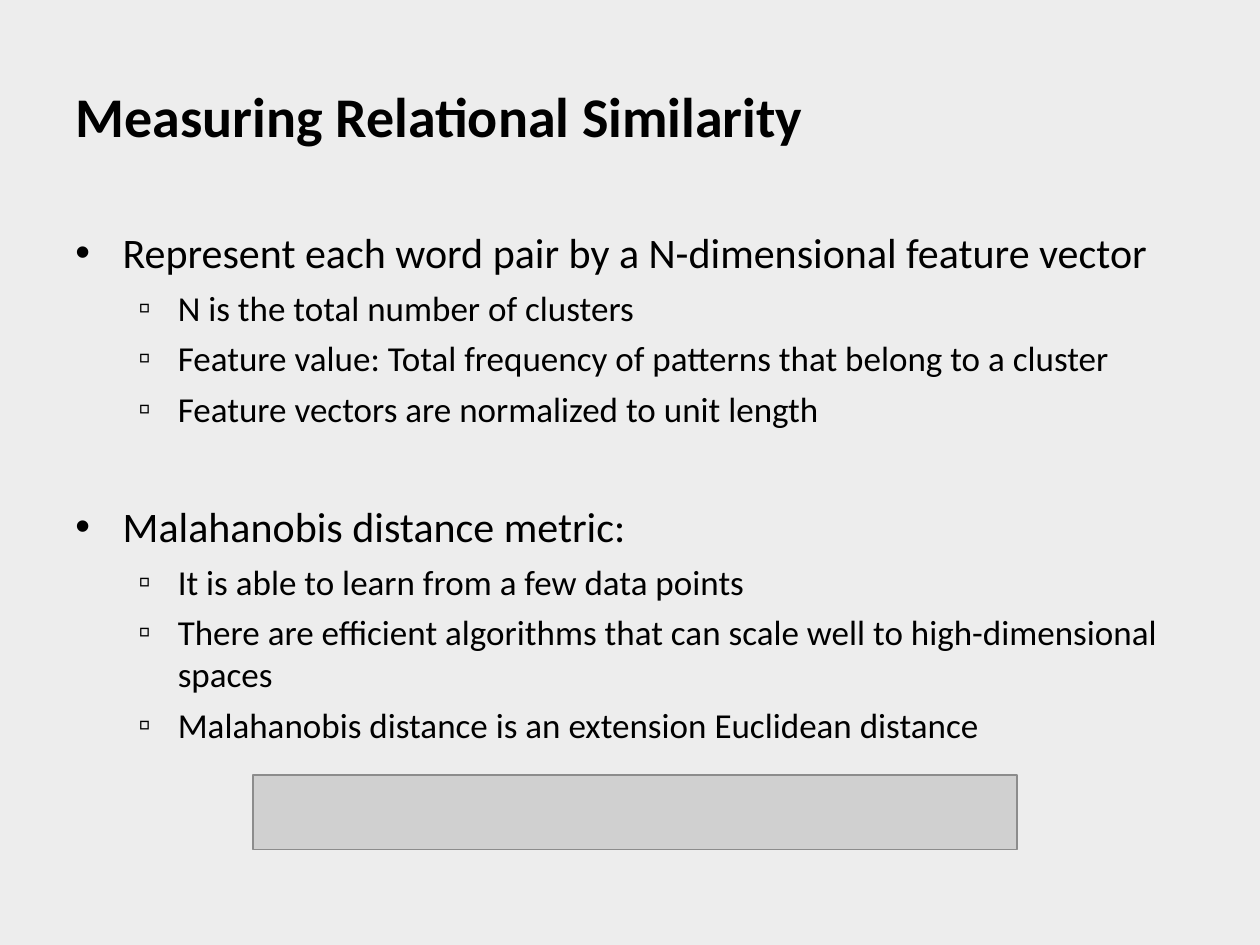
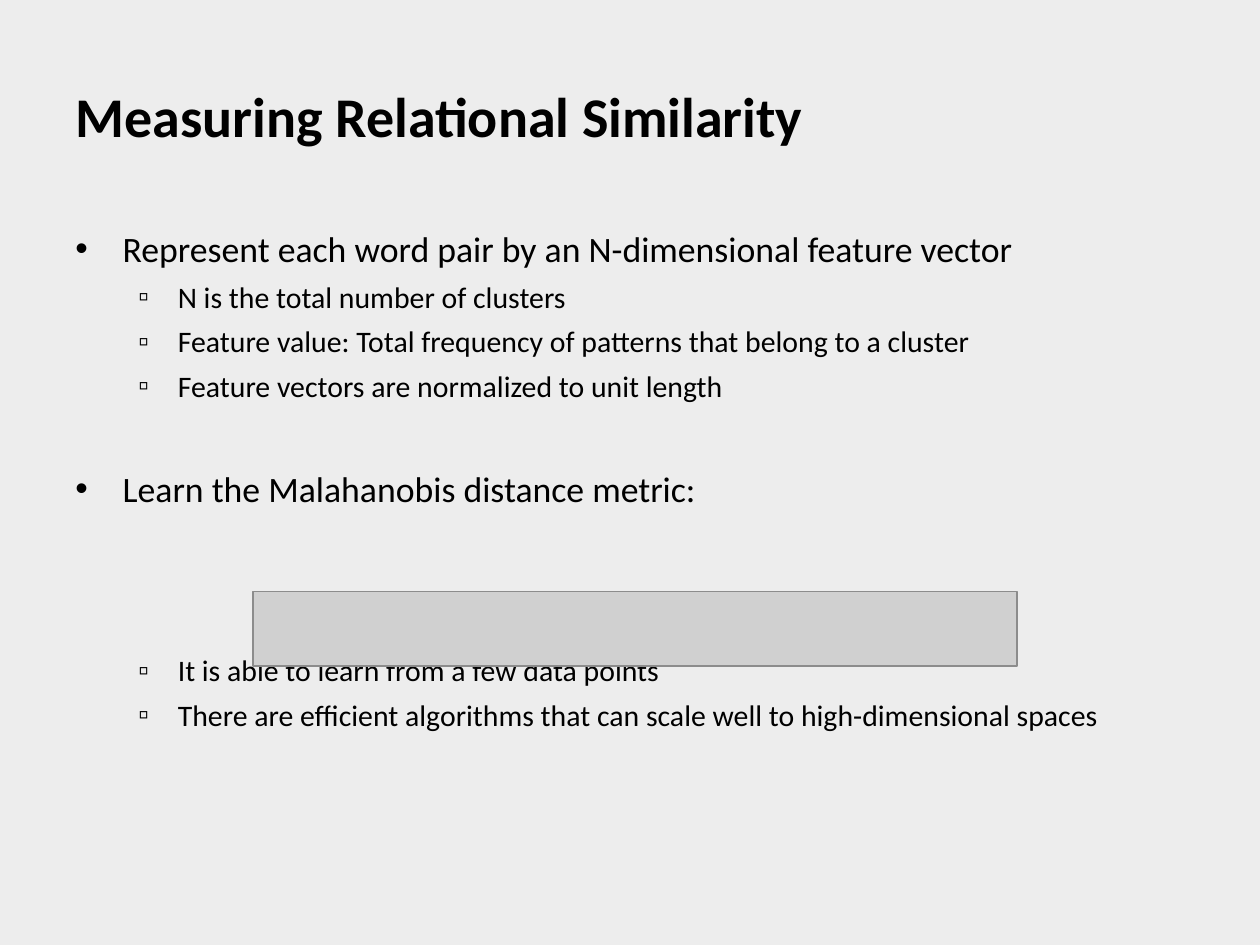
Before and after one commit to henriquekano/horie-dev, a slide deck: slide 14 of 2009.2 ウェブ工学/Relational Similarity.ppt. Drawn at 1260x945 pixels with LibreOffice and Linux fonts; fonts in the diff are those of the drawing; grey boxes stand for pictures; background and template pictures are left out. Boxes give left, top, right and bottom in pixels: in the first picture for what was removed or moved away, otherwise in the second. Text is boxed around its words. In the diff, an @@ line names an element or a change of style, - is before the commit and + after.

```diff
--- a/2009.2 ウェブ工学/Relational Similarity.ppt
+++ b/2009.2 ウェブ工学/Relational Similarity.ppt
@@ text at (x1=123, y1=237, x2=1013, y2=268): text changed; size 24 to 20.4 pt @@
-• Represent each word pair by a N-dimensional feature vector
+• Represent each word pair by an N-dimensional feature vector
@@ text at (x1=178, y1=287, x2=1098, y2=731): size 20 to 17 pt in "N is the total number of clusters", "Feature value: Total frequency of patterns that ...", "Feature vectors are normalized to unit length", "It is able to learn from a ..." and 1 more places @@
@@ text at (x1=123, y1=477, x2=695, y2=503): text changed; size 24 to 20.4 pt @@
-• Malahanobis distance metric:
+• Learn the Malahanobis distance metric:
@@ picture moved from (x1=253, y1=775, x2=1017, y2=849) to (x1=253, y1=591, x2=1017, y2=665) @@
@@ text at (x1=178, y1=713, x2=978, y2=739): paragraph removed @@
-  ▫ Malahanobis distance is an extension Euclidean distance
```
Also in this commit, not shown: 10 other slides changed.
